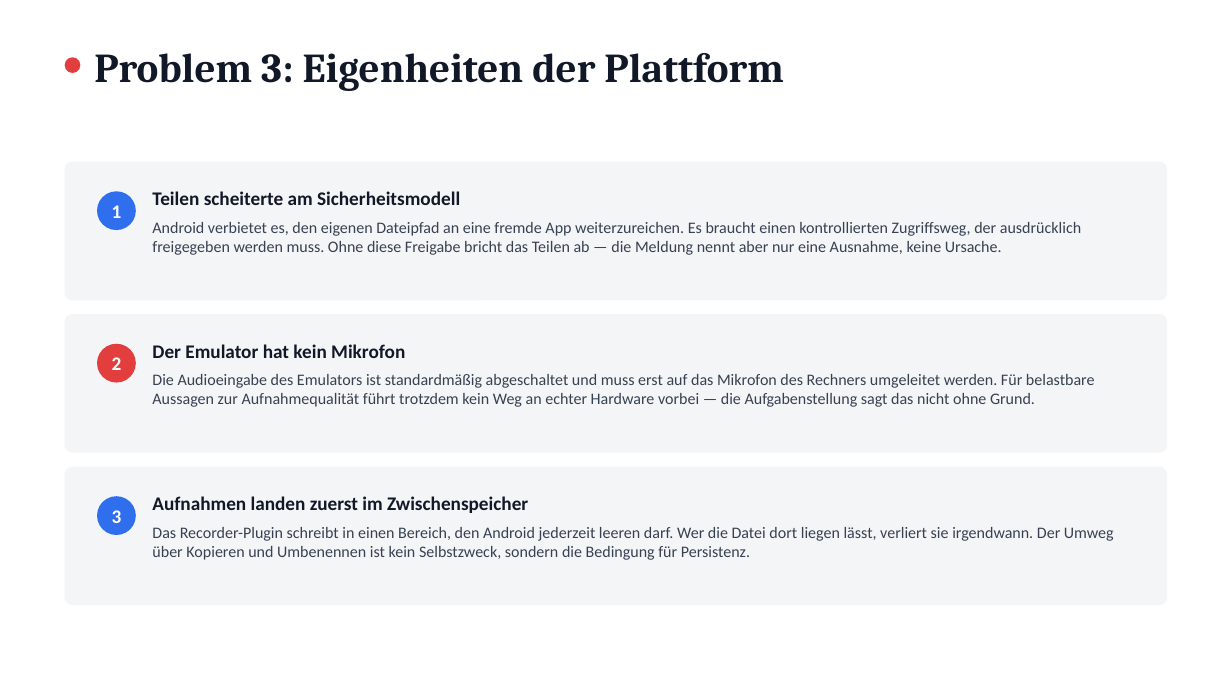
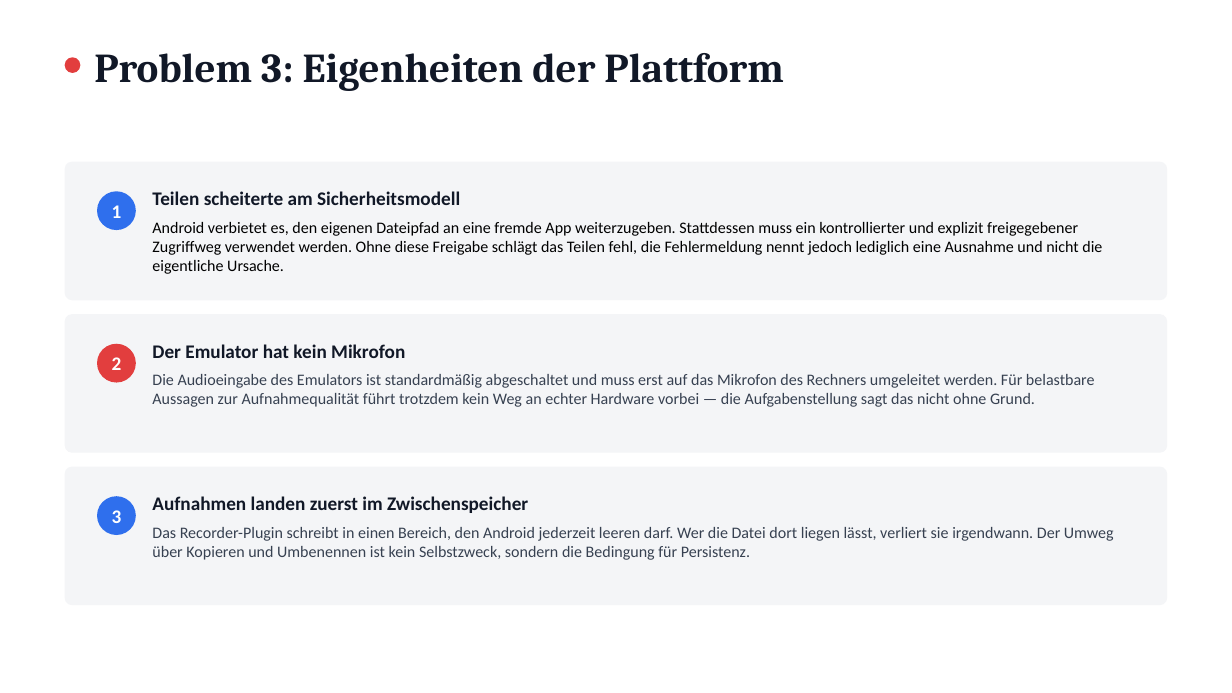
Before and after one commit to Denni-spy/audio-recorder-app, a slide deck: slide 11 of praesentation/Audio-Recorder-App-Praesentation.pptx. Drawn at 1232x693 pixels with LibreOffice and Linux fonts; fonts in the diff are those of the drawing. Boxes give left, top, right and bottom in pixels: in the first picture for what was removed or moved away, otherwise in the second. Text is boxed around its words. In the diff, an @@ line names an element or a change of style, - is before the commit and + after.

```diff
--- a/praesentation/Audio-Recorder-App-Praesentation.pptx
+++ b/praesentation/Audio-Recorder-App-Praesentation.pptx
@@ text at (152,222,1102,274): text changed; text colour #374151 to #000000 @@
-Android verbietet es, den eigenen Dateipfad an eine fremde App weiterzureichen. Es braucht einen kontrollierten Zugriffsweg, der ausdrücklich freigegeben werden muss. Ohne diese Freigabe bricht das Teilen ab — die Meldung nennt aber nur eine Ausnahme, keine Ursache.
+Android verbietet es, den eigenen Dateipfad an eine fremde App weiterzugeben. Stattdessen muss ein kontrollierter und explizit freigegebener Zugriffweg verwendet werden. Ohne diese Freigabe schlägt das Teilen fehl, die Fehlermeldung nennt jedoch lediglich eine Ausnahme und nicht die eigentliche Ursache.
```
Also in this commit, not shown: 12 other slides changed, 1 slide removed.
